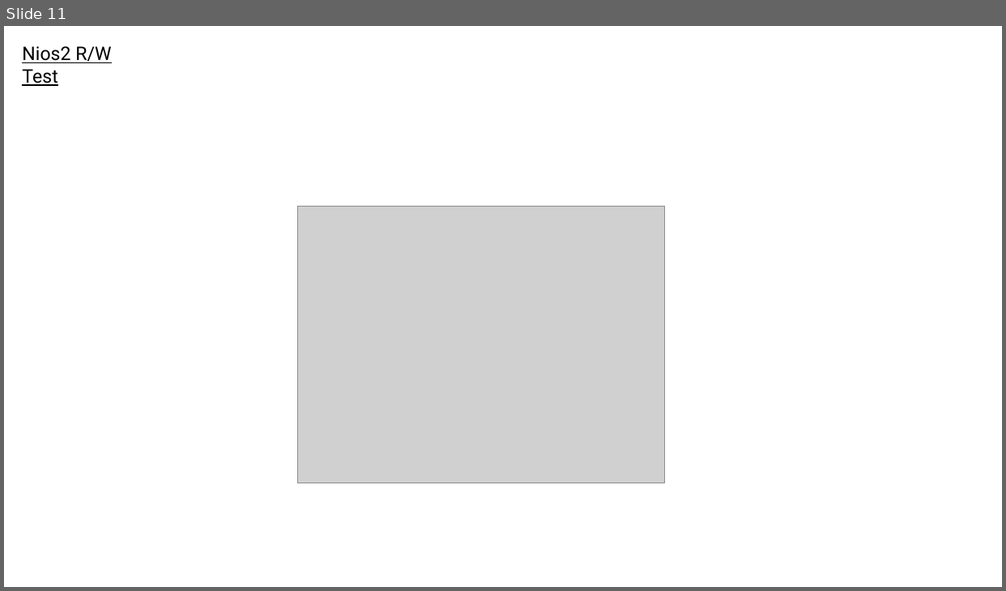
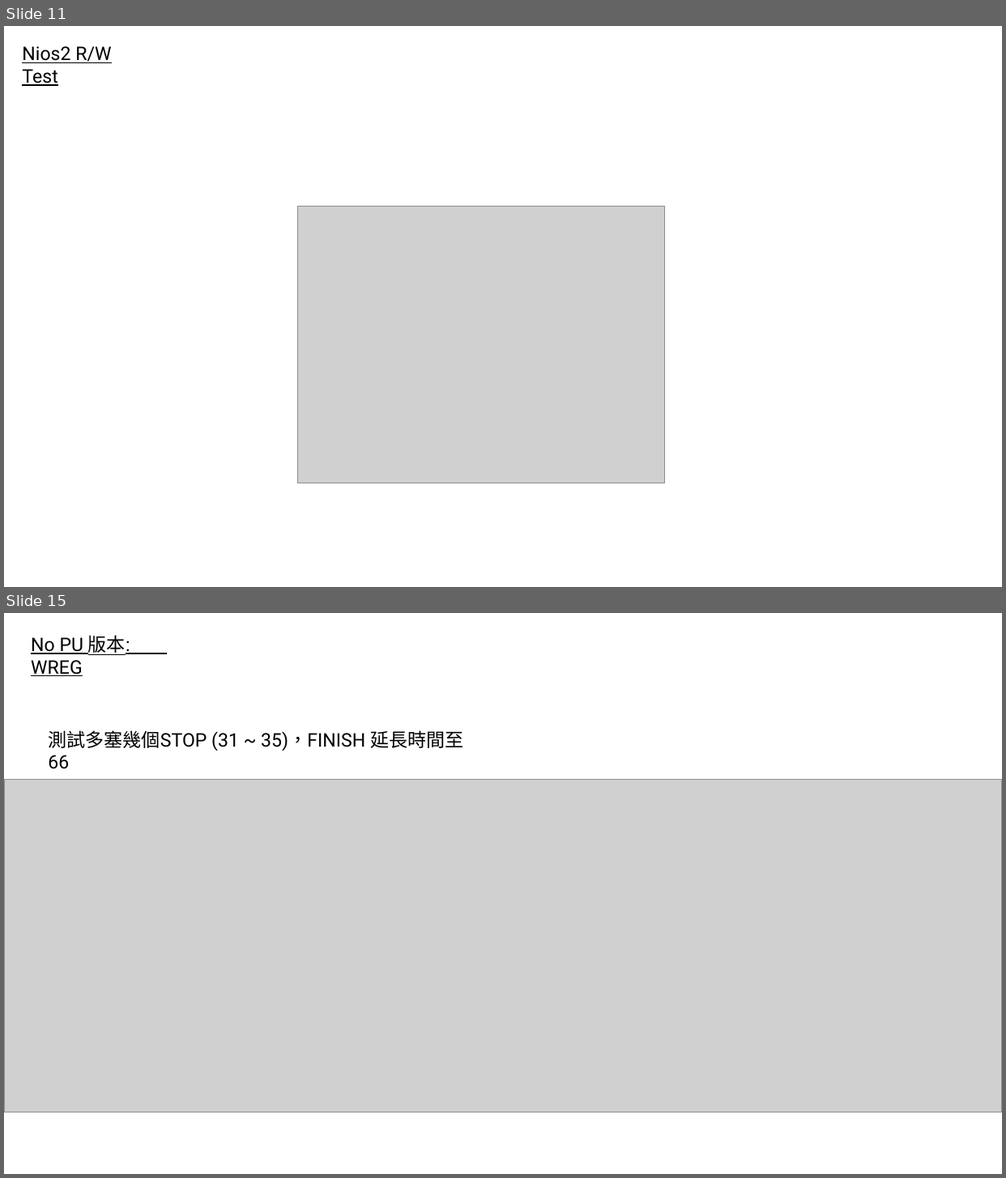
Before and after one commit to adamShiau/adamShiau_FPGA, a slide deck: intel_IP/IRIS/HW_IP/Interface/I2C/V1/I2C_ADXL357.pptx. Shown one above the other, each under a label of ours: slide 11 before the commit, slides 11 and 15 after it; the slides between them are not shown. The pictures are 1006x591 and 1006x1178 pixels, drawn with LibreOffice and Linux fonts; fonts in the diff are those of the drawing; grey boxes stand for pictures. Boxes give left, top, right and bottom in pixels: in the first picture for what was removed or moved away, otherwise in the second. Text is boxed around its words. In the diff, an @@ line names an element or a change of style, - is before the commit and + after.

```diff
--- a/intel_IP/IRIS/HW_IP/Interface/I2C/V1/I2C_ADXL357.pptx
+++ b/intel_IP/IRIS/HW_IP/Interface/I2C/V1/I2C_ADXL357.pptx
@@ slide 15 added at <box>4,613,1002,1174</box>, background #FFFFFF @@
@@ text added at <box>31,635,130,676</box>, 18 pt, text #000000, underline @@
+No PU 版本:
+WREG
@@ text added at <box>48,730,463,751</box>, 18 pt, text #000000 @@
+測試多塞幾個STOP (31 ~ 35)，FINISH 延長時間至 66
@@ picture added at <box>4,779,1002,1112</box> @@
```
Also in this commit, not shown: 11 other slides added, 6 slides removed, 20 other files.
